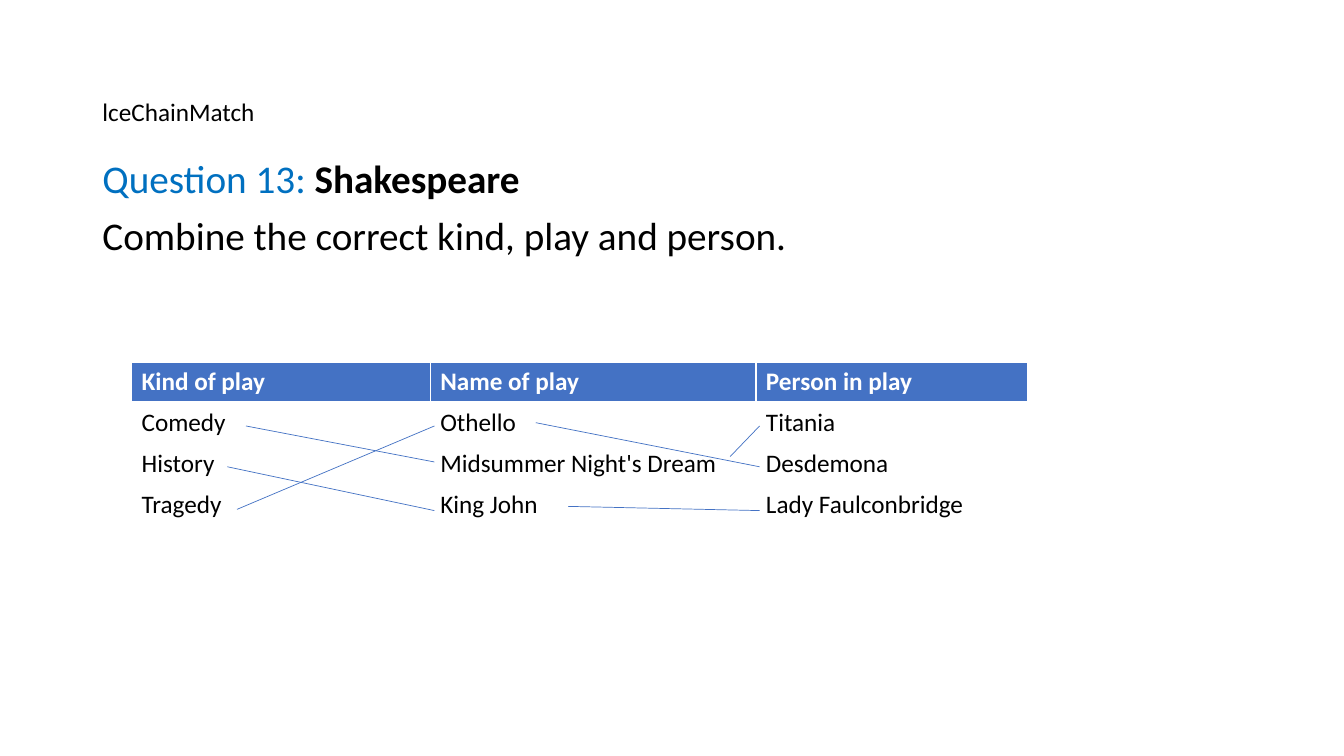
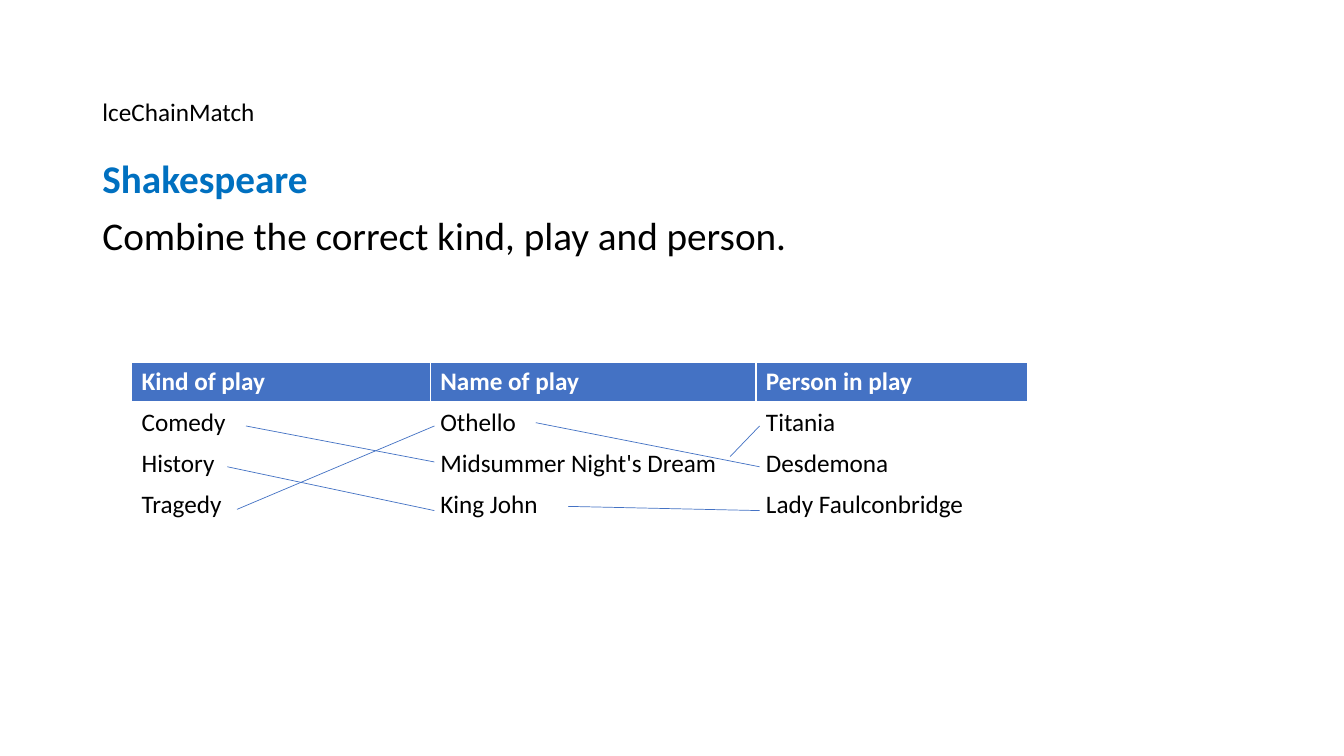
Before and after one commit to birgitstrackenbrock/dita13.lc.extra-interactions, a slide deck: slide 17 of documentation/Interaction_examples_visual.pptx (slide 16 before the commit). Drawn at 1344x756 pixels with LibreOffice and Linux fonts; fonts in the diff are those of the drawing. Boxes give left, top, right and bottom in pixels: in the first picture for what was removed or moved away, otherwise in the second. Text is boxed around its words. In the diff, an @@ line names an element or a change of style, - is before the commit and + after.

```diff
--- a/documentation/Interaction_examples_visual.pptx
+++ b/documentation/Interaction_examples_visual.pptx
@@ text at (102, 165, 307, 199): text changed; bold on @@
-Question 13: Shakespeare
+Shakespeare
```
Also in this commit, not shown: 18 other slides changed, 1 slide added, 33 other files.
